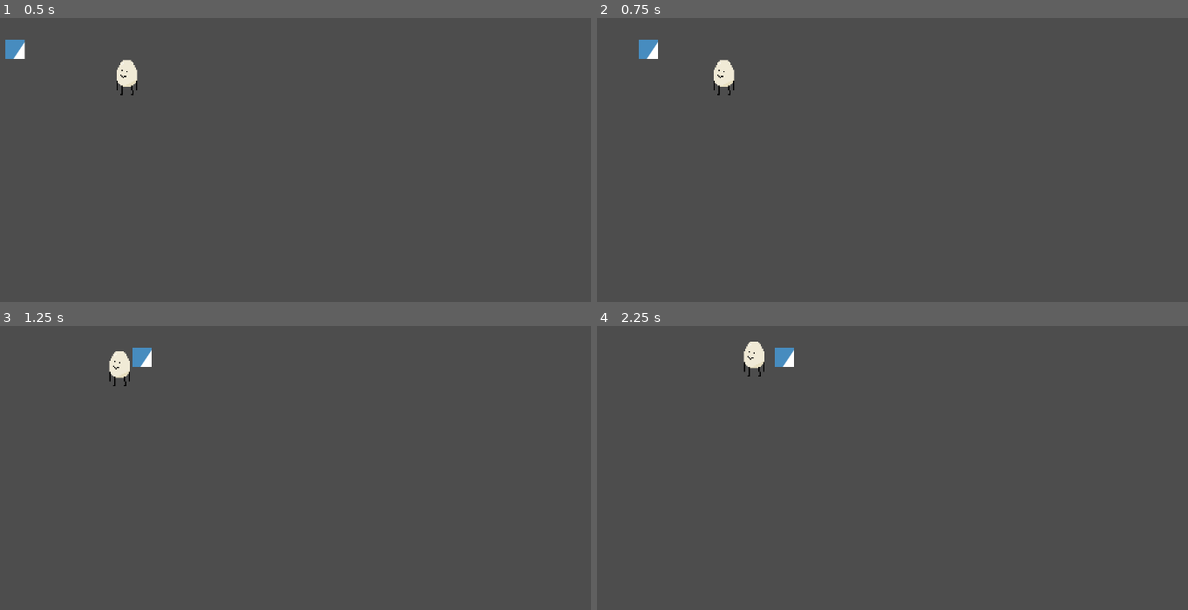
Above: before the commit, frames 1-4 (two rows, left to right).
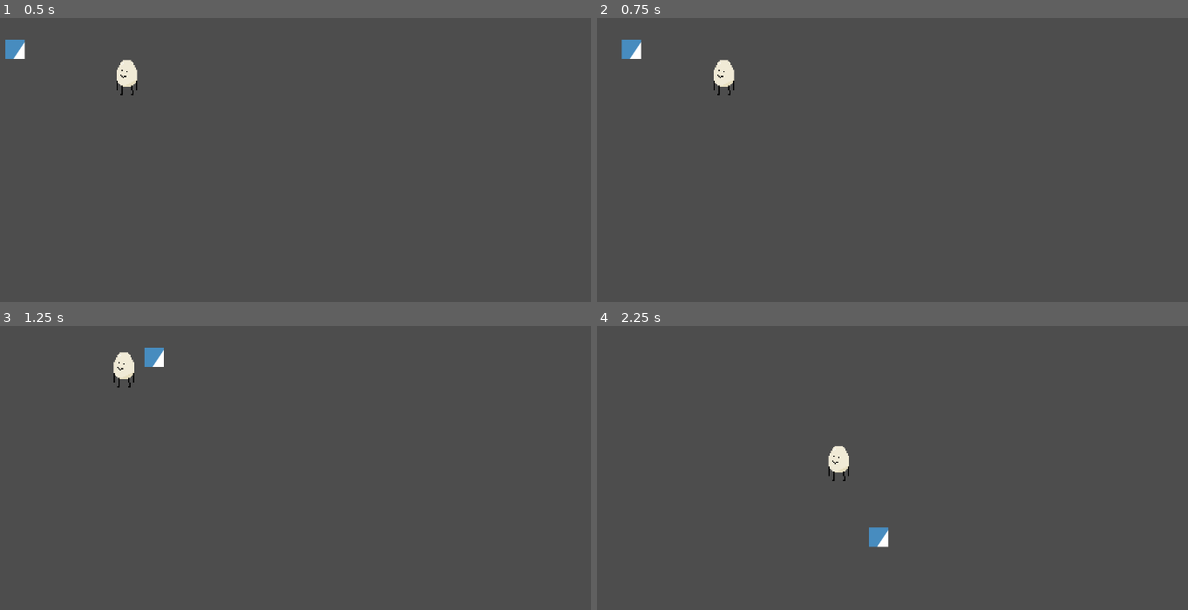
Above: after the commit, the same moments.

Repository: RapidOnGfuel/Allergies
Game: Godot game, scene res://Level_1.tscn
The game is run twice, just before and just after one commit, with the same random seed, the same clock (stepped at 60 frames per second) and the same inputs. The project has no main scene, so this scene is started directly. The engine's default icon, where the game draws it, is replaced by a stand-in: a white triangle on a blue panel in a dark square.
Inputs:
- Up to frame 1 (0.5 s): no input
- Up to frame 2 (0.75 s): tap Enter at 0.5 s; hold Right (ui_right) from 0.53 s (still down)
- Up to frame 3 (1.25 s): keep holding Right (ui_right)
- Up to frame 4 (2.25 s): release Right (ui_right) at 1.28 s; hold Down (ui_down) 1.28-2.03 s; hold Right (ui_right) from 2.03 s (still down)

Frame 1 is identical in both runs. In frame 2, 0.4% of the frame differs, in the area x 4-11%, y 7-15%; in frame 3, 0.6%; in frame 4, 1.1%, in the area x 24-50%, y 5-78%.

Commit message:
basic player movement

Diff:
--- a/player.gd
+++ b/player.gd
@@ -3,21 +3,32 @@
 
 const SPEED = 300.0
 const JUMP_VELOCITY = -400.0
+var input = Vector2.ZERO
+var friction = 600
+var accel = 1500
+var max_speed = 400
 
 
 func _physics_process(delta):
-	# Add the gravity.
+	player_movement(delta)
+
+func get_input():
+	input.x = int(Input.is_action_pressed("ui_right")) - int(Input.is_action_pressed("ui_left"))
+	input.y = int(Input.is_action_pressed("ui_down")) - int(Input.is_action_pressed("ui_up"))
+	return input.normalized()
+
+func player_movement(delta):
+	input = get_input()
 
 
-	# Handle jump.
+	if input == Vector2.ZERO:
+		if velocity.length() > (friction * delta):
+			velocity -= velocity.normalized() * (friction * delta)
+		else:
+			velocity = Vector2.ZERO
 
-
-	# Get the input direction and handle the movement/deceleration.
-	# As good practice, you should replace UI actions with custom gameplay actions.
-	var direction = Input.get_axis("ui_left", "ui_right")
-	if direction:
-		velocity.x = direction * SPEED
 	else:
-		velocity.x = move_toward(velocity.x, 0, SPEED)
+		velocity += (input * accel * delta)
+		velocity = velocity.limit_length(max_speed)
 
 	move_and_slide()
--- a/project.godot
+++ b/project.godot
@@ -14,6 +14,10 @@
 config/features=PackedStringArray("4.3", "Forward Plus")
 config/icon="res://icon.svg"
 
+[display]
+
+window/size/mode=3
+
 [global_group]
 
 player=""
